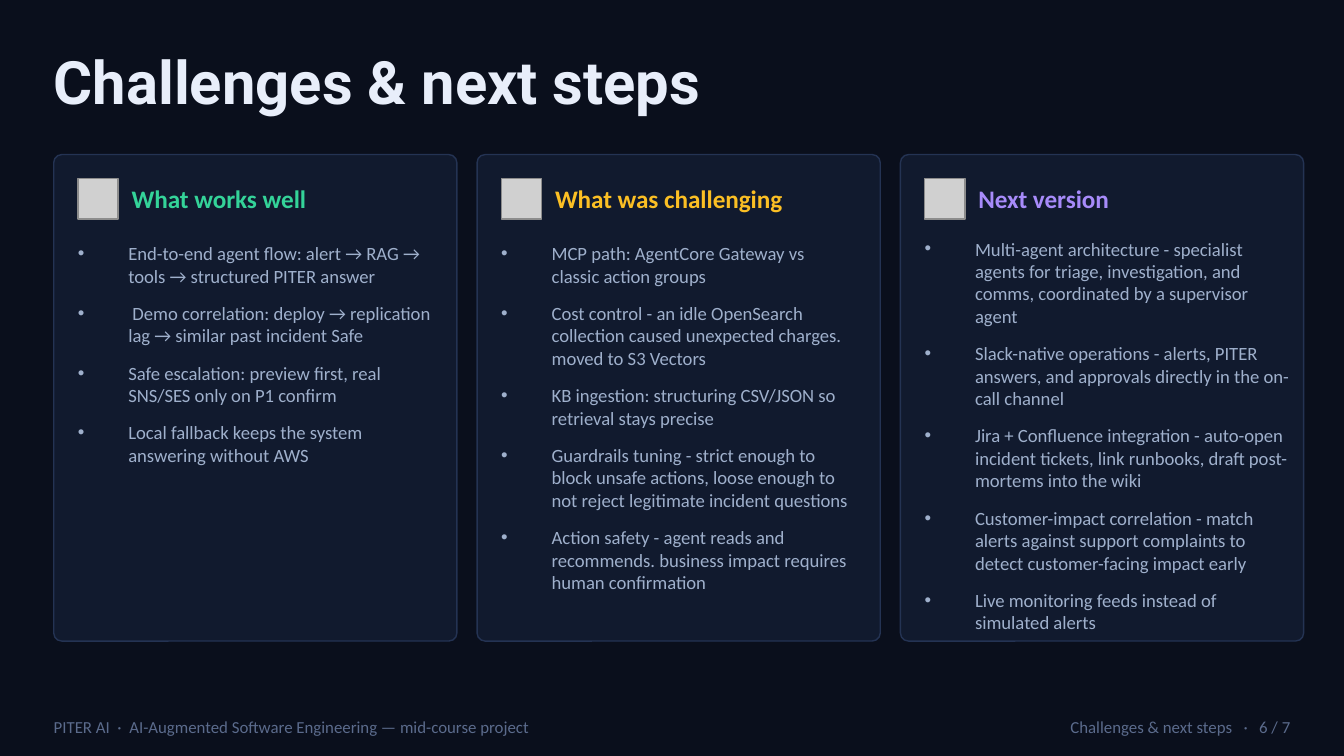
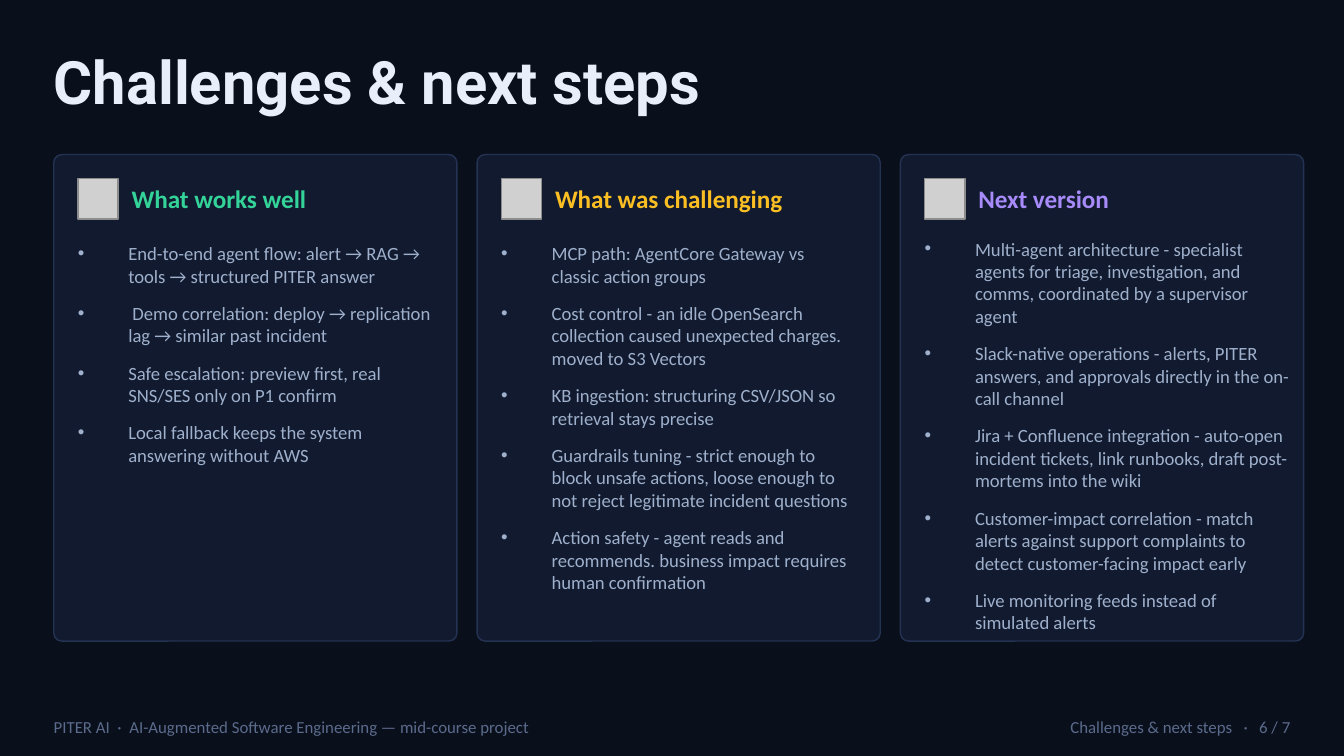
Before and after one commit to reem-mor/ai-engineering-portfolio, a slide deck: slide 6 of projects/piter-aiops/presentation/presentation_v1.pptx. Drawn at 1344x756 pixels with LibreOffice and Linux fonts; fonts in the diff are those of the drawing; grey boxes stand for pictures. Boxes give left, top, right and bottom in pixels: in the first picture for what was removed or moved away, otherwise in the second. Text is boxed around its words. In the diff, an @@ line names an element or a change of style, - is before the commit and + after.

```diff
--- a/projects/piter-aiops/presentation/presentation_v1.pptx
+++ b/projects/piter-aiops/presentation/presentation_v1.pptx
@@ text at [128,307,430,345]: text changed @@
-• Demo correlation: deploy → replication lag → similar past incident Safe
+• Demo correlation: deploy → replication lag → similar past incident
```
Also in this commit, not shown: 2 other slides changed.
